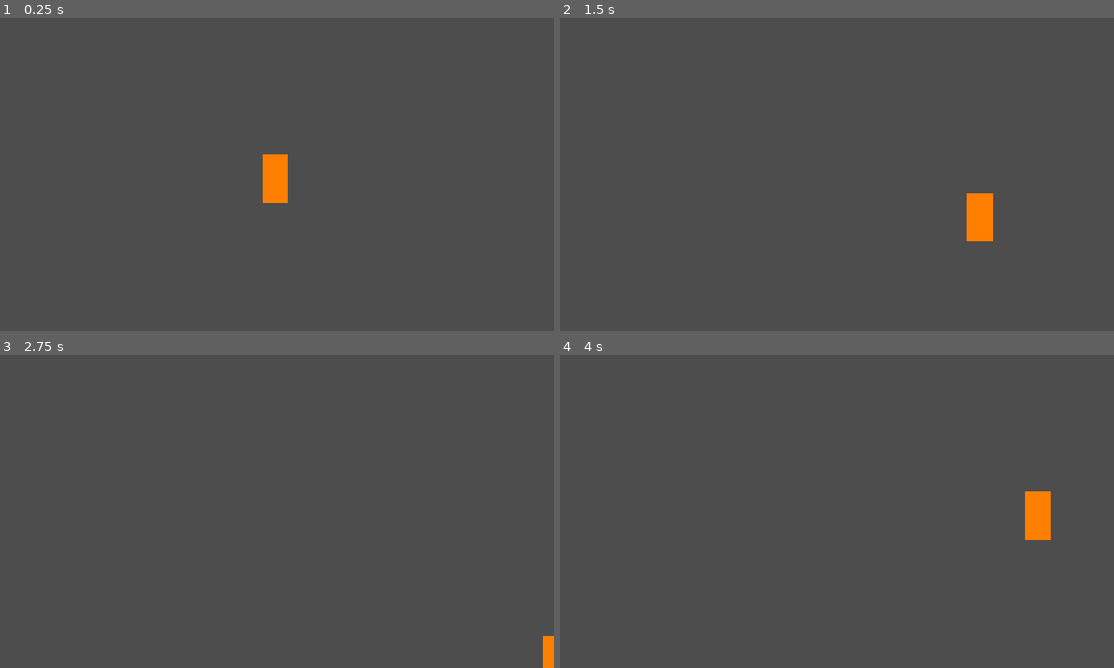
Above: before the commit, frames 1-4 (two rows, left to right).
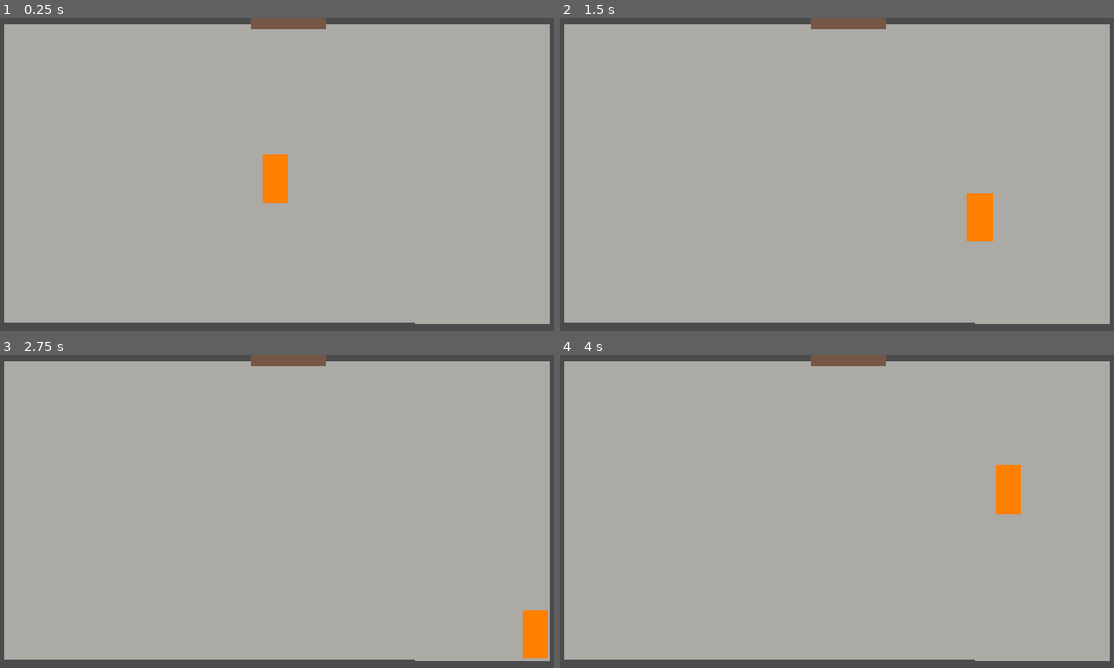
Above: after the commit, the same moments.

Repository: sahananarahari/escape-game
Game: Godot game, scene res://scenes/room_1.tscn
The game is run twice, just before and just after one commit, with the same random seed, the same clock (stepped at 60 frames per second) and the same inputs.
Inputs:
- Up to frame 1 (0.25 s): no input
- Up to frame 2 (1.5 s): tap Enter at 0.5 s; hold D (right) 0.53-1.28 s; hold S (down) from 1.28 s (still down)
- Up to frame 3 (2.75 s): release S (down) at 2.03 s; hold D (right) from 2.03 s (still down)
- Up to frame 4 (4 s): release D (right) at 2.78 s; hold W (up) 2.78-3.53 s; hold A (left) from 3.53 s (still down)

The runs differ from the first frame. In frame 1, 94% of the frame differs, in the area x 0-100%, y 0-98%; in frame 2, 94%; in frame 3, 94%, in the area x 0-100%, y 0-100%; in frame 4, 94%.

Commit message:
added background and environment to keep character in box

Diff:
--- a/scenes/room_1.tscn
+++ b/scenes/room_1.tscn
@@ -2,9 +2,24 @@
 
 [ext_resource type="Texture2D" uid="uid://cedglt4qe2et1" path="res://assets/orange_box.png" id="1_0tsjr"]
 [ext_resource type="Script" uid="uid://6ihl1mtv0t82" path="res://scripts/character.gd" id="1_vu5en"]
+[ext_resource type="Texture2D" uid="uid://cnxgvvv8j6yxl" path="res://assets/gray_background.png" id="3_8oql1"]
+[ext_resource type="Texture2D" uid="uid://cku3edy6dfo3y" path="res://assets/dark_gray_borders.png" id="4_xhekj"]
+[ext_resource type="Texture2D" uid="uid://c4owws1kmdo51" path="res://assets/brown_square_door.jpg" id="5_irjyx"]
 
 [sub_resource type="RectangleShape2D" id="RectangleShape2D_vu5en"]
 size = Vector2(57, 104)
+
+[sub_resource type="RectangleShape2D" id="RectangleShape2D_x40io"]
+size = Vector2(86, 726.23315)
+
+[sub_resource type="RectangleShape2D" id="RectangleShape2D_xhekj"]
+size = Vector2(86, 1273.7437)
+
+[sub_resource type="RectangleShape2D" id="RectangleShape2D_irjyx"]
+size = Vector2(81.00006, 1273.7437)
+
+[sub_resource type="RectangleShape2D" id="RectangleShape2D_ydasa"]
+size = Vector2(157, 38)
 
 [node name="room1" type="Node2D" unique_id=2060643758]
 
@@ -20,3 +35,93 @@
 [node name="CollisionShape2D" type="CollisionShape2D" parent="Character" unique_id=358054858]
 position = Vector2(-1, 0)
 shape = SubResource("RectangleShape2D_vu5en")
+
+[node name="background" type="Sprite2D" parent="." unique_id=1316038815]
+z_index = -5
+position = Vector2(576, 325.5)
+scale = Vector2(1.1503906, 0.87109375)
+texture = ExtResource("3_8oql1")
+
+[node name="walls" type="Node2D" parent="." unique_id=1774950060]
+
+[node name="wall1" type="StaticBody2D" parent="walls" unique_id=1387820925]
+position = Vector2(-10, -12)
+
+[node name="CollisionShape2D" type="CollisionShape2D" parent="walls/wall1" unique_id=354616012]
+position = Vector2(-20, 322.24094)
+shape = SubResource("RectangleShape2D_x40io")
+
+[node name="Sprite2D" type="Sprite2D" parent="walls/wall1" unique_id=416485169]
+position = Vector2(-16.875, 321.75)
+scale = Vector2(0.23358208, 1.1934673)
+texture = ExtResource("4_xhekj")
+
+[node name="wall4" type="StaticBody2D" parent="walls" unique_id=1985420170]
+position = Vector2(1165, 645)
+rotation = 3.1415927
+
+[node name="CollisionShape2D" type="CollisionShape2D" parent="walls/wall4" unique_id=1869477269]
+position = Vector2(-20, 322.24094)
+shape = SubResource("RectangleShape2D_x40io")
+
+[node name="Sprite2D" type="Sprite2D" parent="walls/wall4" unique_id=1970357365]
+position = Vector2(-16.875, 321.75)
+scale = Vector2(0.23358208, 1.1934673)
+texture = ExtResource("4_xhekj")
+
+[node name="wall2" type="StaticBody2D" parent="walls" unique_id=1346929249]
+position = Vector2(332, 672)
+rotation = -1.5707964
+
+[node name="CollisionShape2D" type="CollisionShape2D" parent="walls/wall2" unique_id=57638461]
+position = Vector2(-0.99993896, 263.88437)
+shape = SubResource("RectangleShape2D_xhekj")
+
+[node name="Sprite2D" type="Sprite2D" parent="walls/wall2" unique_id=1779240731]
+position = Vector2(1, 268.36917)
+rotation = 0.0022768846
+scale = Vector2(0.23358208, 2.0925264)
+texture = ExtResource("4_xhekj")
+
+[node name="wall3" type="StaticBody2D" parent="walls" unique_id=1346168618]
+position = Vector2(351, -29)
+rotation = -4.7131557
+scale = Vector2(1, 0.4801221)
+
+[node name="CollisionShape2D" type="CollisionShape2D" parent="walls/wall3" unique_id=597795685]
+position = Vector2(-0.99993896, 240.12946)
+shape = SubResource("RectangleShape2D_xhekj")
+
+[node name="Sprite2D" type="Sprite2D" parent="walls/wall3" unique_id=1177303811]
+position = Vector2(1.8213431, 253.49889)
+scale = Vector2(0.23358208, 2.0597696)
+texture = ExtResource("4_xhekj")
+
+[node name="wall5" type="StaticBody2D" parent="walls" unique_id=1892420397]
+position = Vector2(838, -25)
+rotation = 4.712389
+scale = Vector2(1, 0.44006103)
+
+[node name="CollisionShape2D" type="CollisionShape2D" parent="walls/wall5" unique_id=1902571962]
+position = Vector2(2.000002, 238.60327)
+shape = SubResource("RectangleShape2D_irjyx")
+
+[node name="Sprite2D" type="Sprite2D" parent="walls/wall5" unique_id=1619817688]
+position = Vector2(1.8213431, 253.49889)
+scale = Vector2(0.23358208, 2.0597696)
+texture = ExtResource("4_xhekj")
+
+[node name="door" type="Node2D" parent="." unique_id=1839758297]
+position = Vector2(124, 100)
+
+[node name="StaticBody2D" type="StaticBody2D" parent="door" unique_id=1691636867]
+position = Vector2(477, -95)
+
+[node name="CollisionShape2D" type="CollisionShape2D" parent="door/StaticBody2D" unique_id=1882055702]
+position = Vector2(1, 0)
+shape = SubResource("RectangleShape2D_ydasa")
+
+[node name="Sprite2D" type="Sprite2D" parent="door/StaticBody2D" unique_id=1491969446]
+position = Vector2(0.5, 0)
+scale = Vector2(0.6567797, 0.0823389)
+texture = ExtResource("5_irjyx")
Binary file added: assets/brown_square_door.jpg
Not shown, added: assets/brown_square_door.jpg.import
Binary file added: assets/dark_gray_borders.png
Not shown, added: assets/dark_gray_borders.png.import
Binary file added: assets/gray_background.png
Not shown, added: assets/gray_background.png.import
